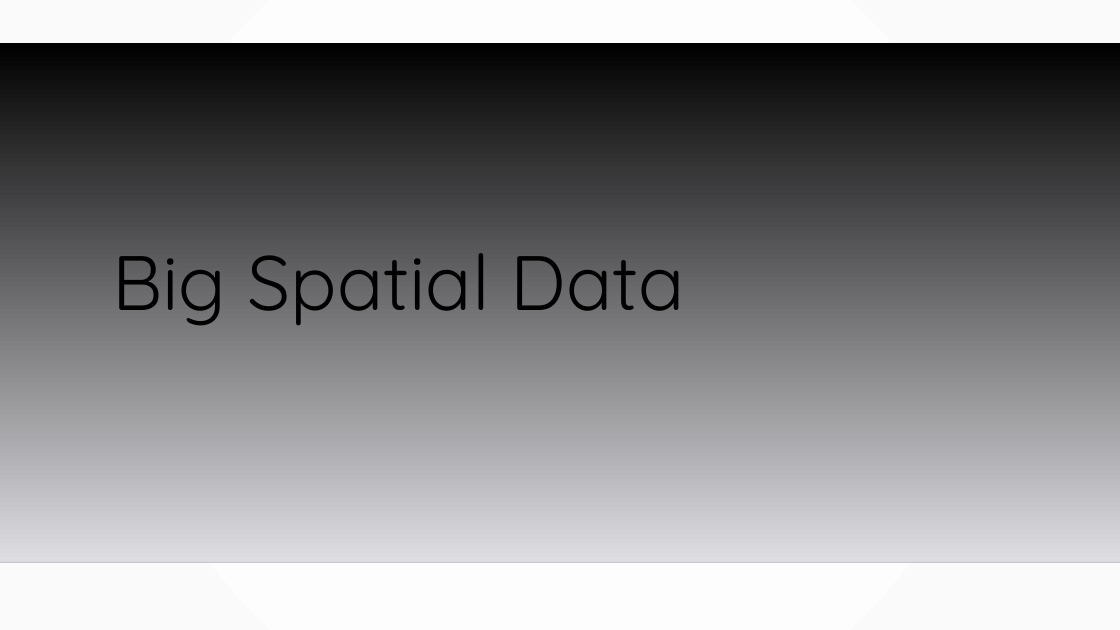
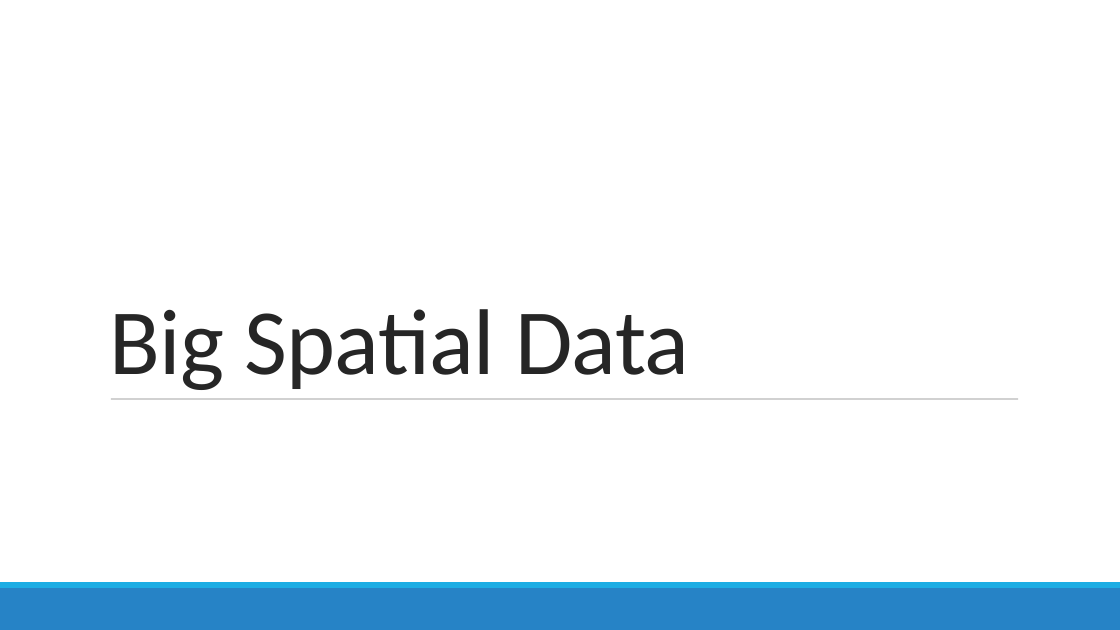
Before and after one commit to MGIS-UMN/GIS5577_week10, a slide deck: slide 1 of big_spatial_data.odp. Drawn at 1120x630 pixels with LibreOffice and Linux fonts; fonts in the diff are those of the drawing; background and template pictures are left out. Boxes give left, top, right and bottom in pixels: in the first picture for what was removed or moved away, otherwise in the second. Text is boxed around its words. In the diff, an @@ line names an element or a change of style, - is before the commit and + after.

```diff
--- a/big_spatial_data.odp
+++ b/big_spatial_data.odp
@@ background gradient #FFFFFF to #FAFAFA to #FFFFFF @@
@@ freeform shape removed at bbox=[0, 43, 1120, 562] @@
@@ title "Big Spatial Data": place and size @@
-title "Big Spatial Data" at bbox=[112, 253, 685, 325]
+title "Big Spatial Data" at bbox=[109, 309, 689, 390]
@@ title "Big Spatial Data" at bbox=[109, 309, 689, 390]: size 66 to 80 pt, font Quicksand to Calibri, text colour #000000 to #262626, letter spacing 0 to -0.5 pt; line spacing 0.9 to 0.85 @@
@@ line added from (111, 399) to (1018, 399), #7F7F7F 0.51 pt @@
@@ line removed from (0, 562) to (1120, 562) @@
@@ freeform shape added at bbox=[0, 588, 1120, 630], fill #2683C6 @@
@@ freeform shape added at bbox=[0, 582, 1120, 588], fill #1CADE4 @@
```
Also in this commit, not shown: 10 other slides changed, 2 slides added, 2 slides removed, 3 other files.
